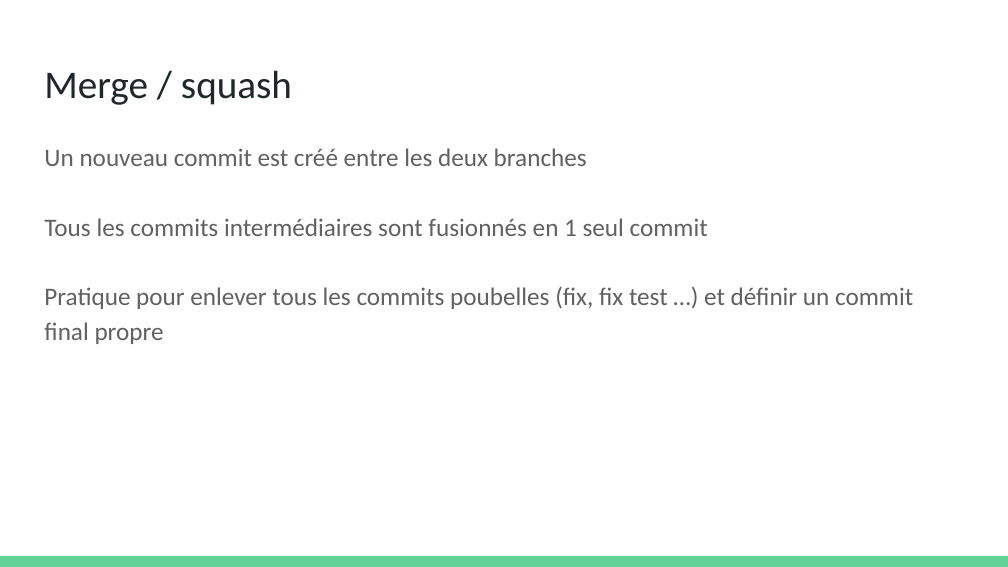
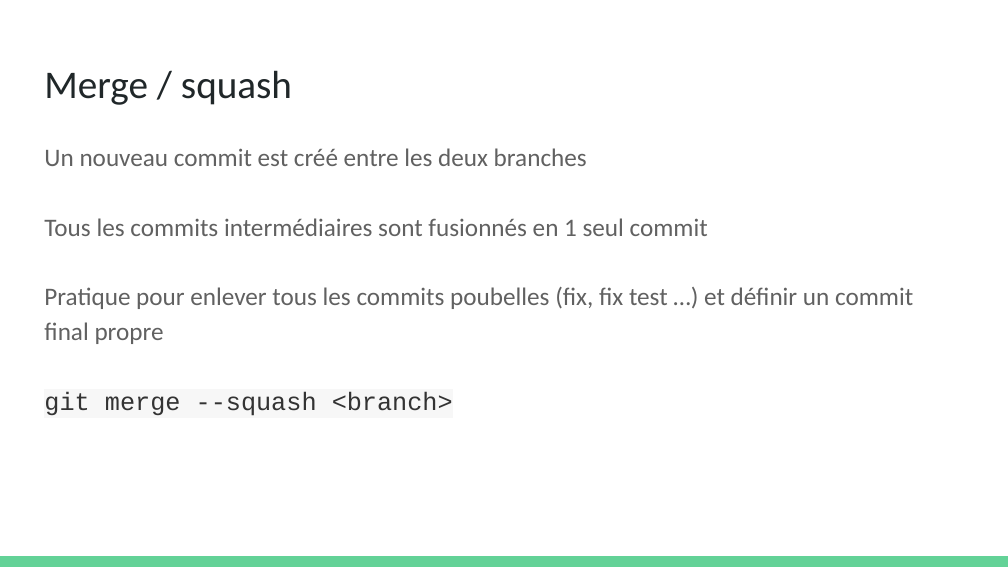
Before and after one commit to olivier-pitton/dant, a slide deck: slide 35 of git/Cours Git.pptx. Drawn at 1008x567 pixels with LibreOffice and Linux fonts; fonts in the diff are those of the drawing. Boxes give left, top, right and bottom in pixels: in the first picture for what was removed or moved away, otherwise in the second. Text is boxed around its words. In the diff, an @@ line names an element or a change of style, - is before the commit and + after.

```diff
--- a/git/Cours Git.pptx
+++ b/git/Cours Git.pptx
@@ text at bbox=[44, 391, 453, 416]: paragraph added @@
+git merge --squash <branch>
```
Also in this commit, not shown: 3 other slides changed, 1 other file.
